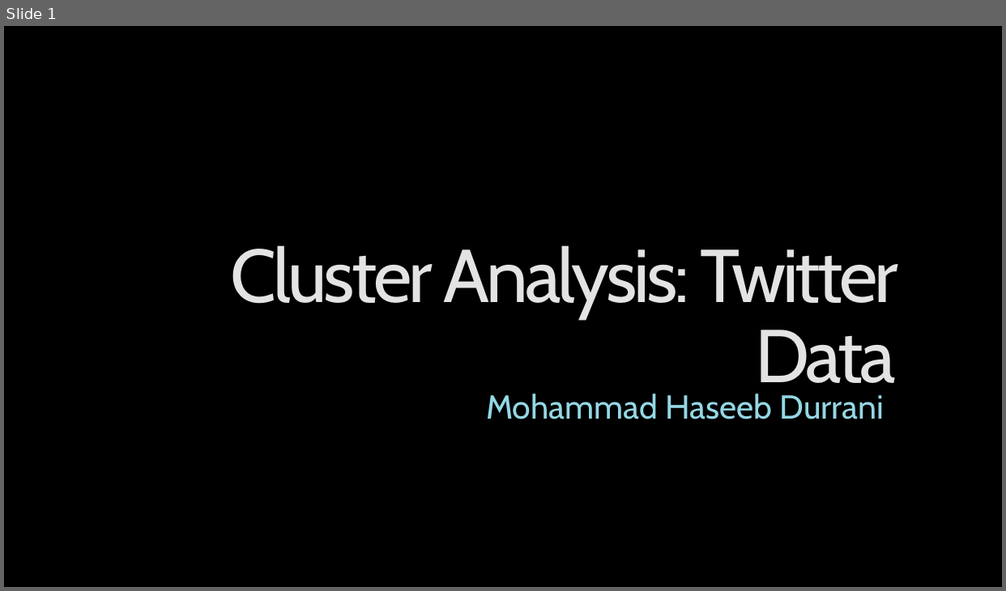
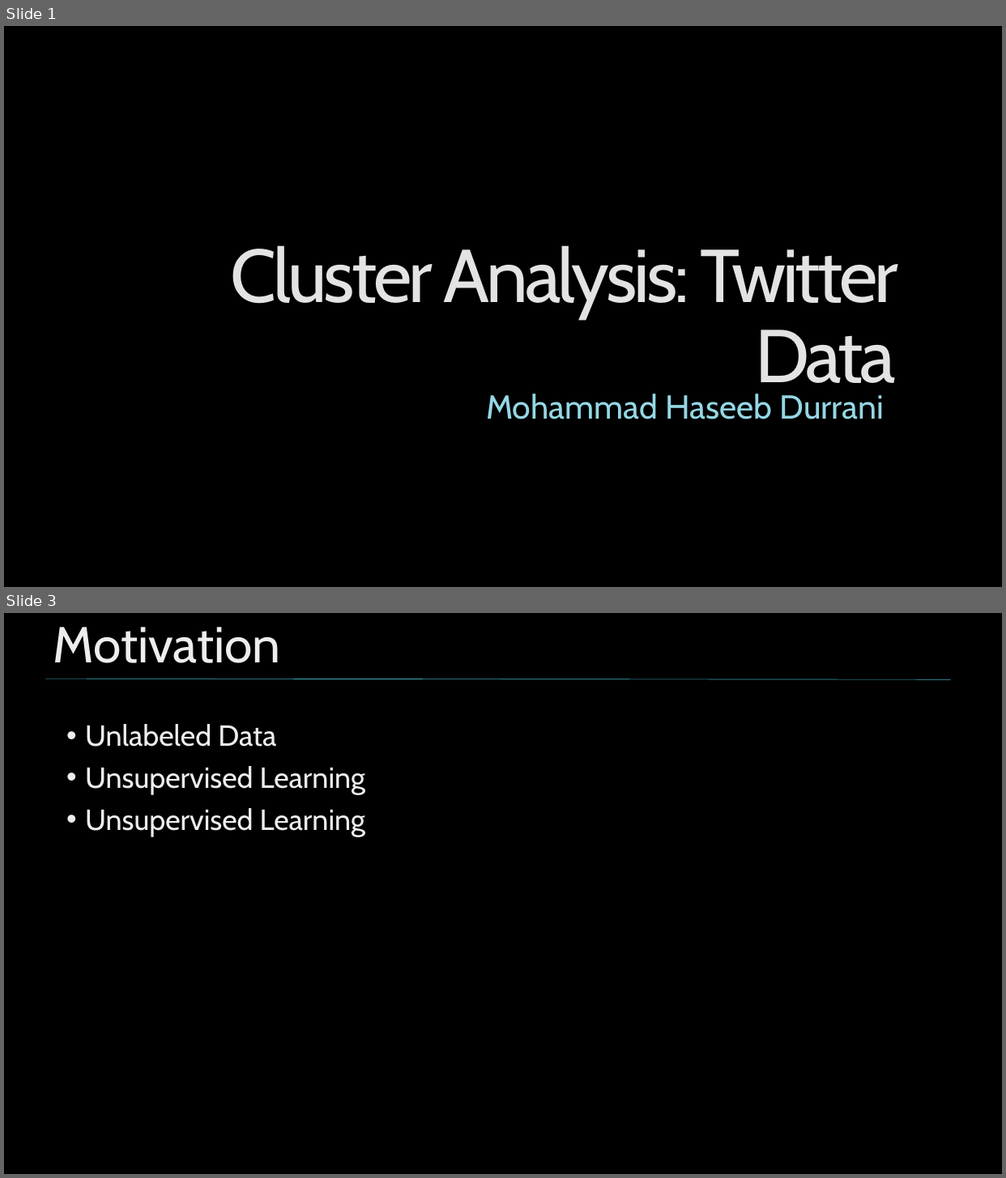
Before and after one commit to nycdatasci/bootcamp009_project, a slide deck: Project4-Capstone/MHD_Capstone/MHD_Twitter_Clustering.pptx. Shown one above the other, each under a label of ours: slide 1 before the commit, slides 1 and 3 after it; the slides between them are not shown. The pictures are 1006x591 and 1006x1178 pixels, drawn with LibreOffice and Linux fonts; fonts in the diff are those of the drawing; background and template pictures are left out. Boxes give left, top, right and bottom in pixels: in the first picture for what was removed or moved away, otherwise in the second. Text is boxed around its words. In the diff, an @@ line names an element or a change of style, - is before the commit and + after.

```diff
--- a/Project4-Capstone/MHD_Capstone/MHD_Twitter_Clustering.pptx
+++ b/Project4-Capstone/MHD_Capstone/MHD_Twitter_Clustering.pptx
@@ slide 3 added at <box>4,613,1002,1174</box>, background picture (left out) @@
@@ title added at <box>53,627,280,663</box>, 48.6 pt, text gradient #BFBFBF to #EDEDED to #FFFFFF @@
+Motivation
@@ line added from (45, 679) to (951, 679), #41AEBD 0.5 pt @@
@@ text added at <box>85,724,365,837</box>, 28 pt, text gradient #BFBFBF to #EDEDED to #FFFFFF @@
+• Unlabeled Data
+• Unsupervised Learning
+• Unsupervised Learning
```
Also in this commit, not shown: 3 slides changed, 3 other slides added, 5 slides removed, 1 other file.
